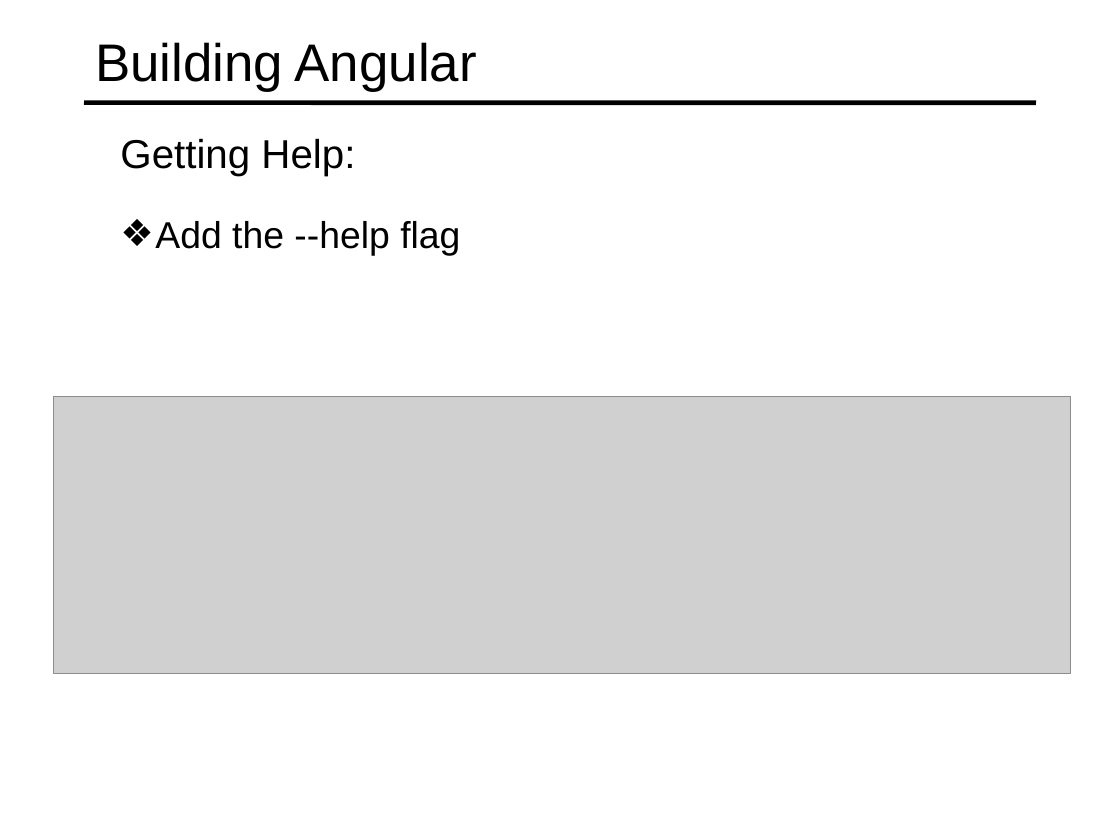
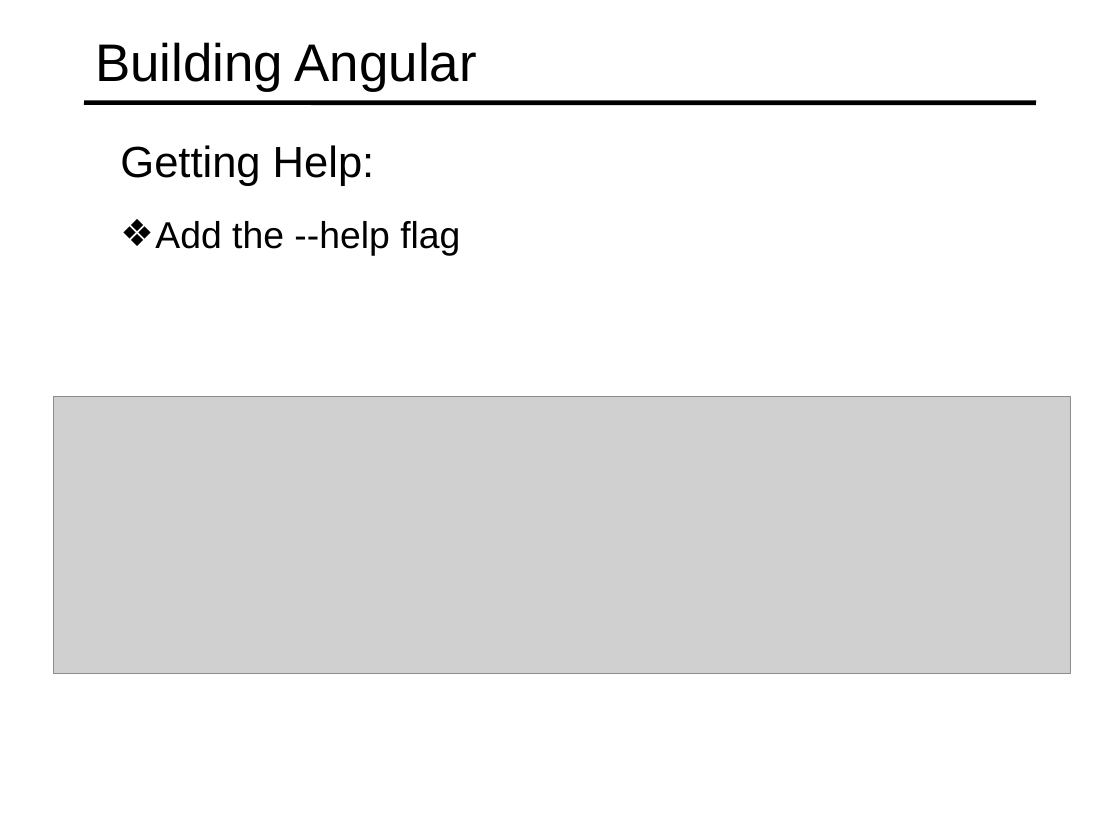
Before and after one commit to specter01wj/Jago_Link_Training, a slide deck: slide 4 of Angular/Angular7/Angular CLI/6.Building and Serving/L6_Building and Serving.ppt. Drawn at 1120x840 pixels with LibreOffice and Linux fonts; fonts in the diff are those of the drawing; grey boxes stand for pictures. Boxes give left, top, right and bottom in pixels: in the first picture for what was removed or moved away, otherwise in the second. Text is boxed around its words. In the diff, an @@ line names an element or a change of style, - is before the commit and + after.

Commit message:
09/05/2019 v1

```diff
--- a/Angular/Angular7/Angular CLI/6.Building and Serving/L6_Building and Serving.ppt
+++ b/Angular/Angular7/Angular CLI/6.Building and Serving/L6_Building and Serving.ppt
@@ text "Getting Help:" at (120,145,375,186): size 25.9 to 28 pt; line spacing 0.9 to 1 @@
```
Also in this commit, not shown: 1 other slide changed, 9 slides added, 7 slides removed.
